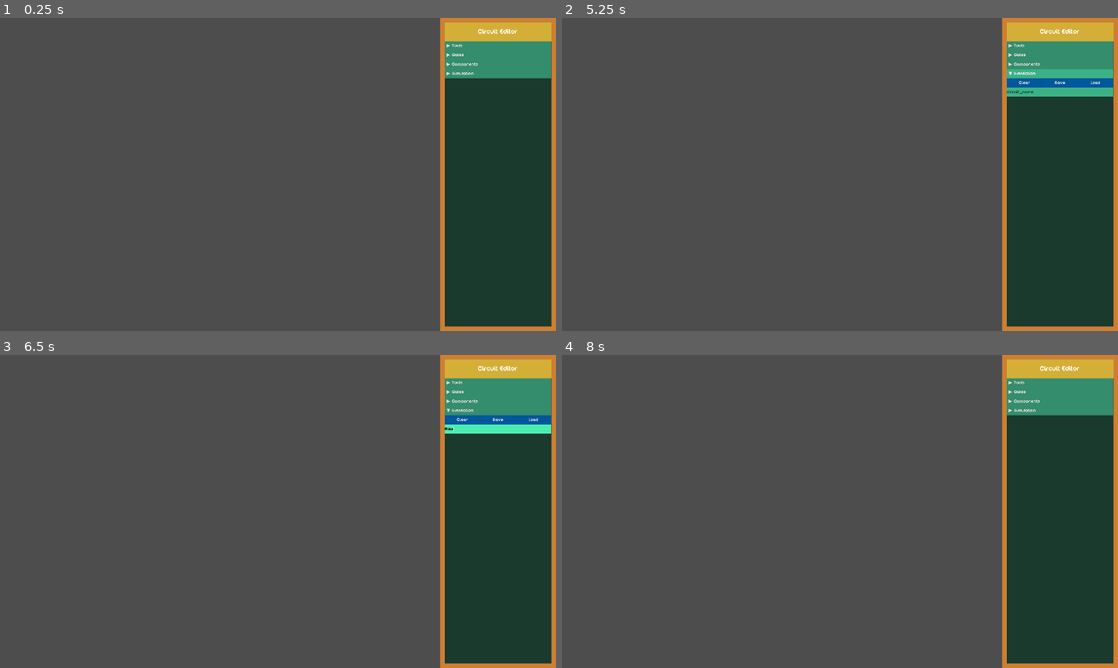
Above: before the commit, frames 1-4 (two rows, left to right).
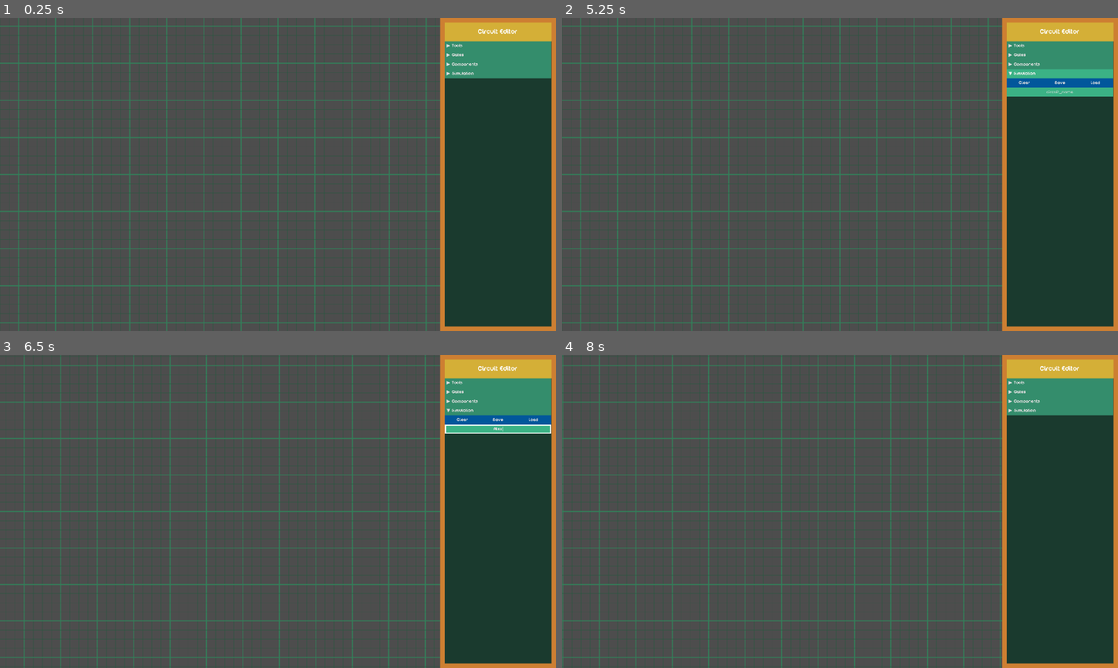
Above: after the commit, the same moments.

Repository: rbessin/Signal-Relay
Game: Godot game, scene res://scenes/main.tscn
Two runs of this game, one before a commit and one after it. Both use one fixed random seed, a clock stepped at 60 frames per second and the inputs below.
Inputs (mouse positions are in pixels of both pictures, inside the frame that each line leads up to):
- Up to frame 1 (0.25 s): no input
- Up to frame 2 (5.25 s): click "▶ Tools" at 0.5 s; click "▼ Tools" at 1.25 s; click "▶ Gates" at 2 s; click "▼ Gates" at 2.75 s; click "▶ Components" at 3.5 s; click "▼ Components" at 4.25 s; click "▶ Simulation" at 5 s
- Up to frame 3 (6.5 s): click (500, 430) at 5.77 s; type "Alex" at 5.85 s
- Up to frame 4 (8 s): click "▼ Simulation" at 6.5 s; tap Enter at 7.25 s; move the mouse to (962, 495) at 7.27 s; hold D from 7.28 s (still down); hold Shift from 7.28 s (still down); click (962, 495) at 7.42 s

The runs differ from the first frame. In frame 1, 5.1% of the frame differs, in the area x 0-80%, y 0-100%; in frame 2, 5.2%; in frame 3, 5.6%, in the area x 0-100%, y 0-100%; in frame 4, 5.2%.

Commit message:
updated input styling and created grid with snapping

Diff:
--- a/scenes/main.tscn
+++ b/scenes/main.tscn
@@ -1,7 +1,8 @@
-[gd_scene load_steps=98 format=3 uid="uid://m3qhfvy2no0e"]
+[gd_scene load_steps=100 format=3 uid="uid://m3qhfvy2no0e"]
 
 [ext_resource type="Script" uid="uid://fgnoswscu548" path="res://scripts/main.gd" id="1_0wfyh"]
 [ext_resource type="Theme" uid="uid://djff3ht8pnvol" path="res://assets/themes/ui_theme.tres" id="2_85g3d"]
+[ext_resource type="Script" uid="uid://bys2k1yqjorub" path="res://scripts/core/grid_background.gd" id="2_jscy8"]
 [ext_resource type="Texture2D" uid="uid://41qqq5hsseb3" path="res://assets/art/button_normal_48x72.png" id="2_tbgi4"]
 [ext_resource type="Texture2D" uid="uid://dka8gtvv1tta5" path="res://assets/art/Sidebar_400x1080.png" id="3_a8y0u"]
 [ext_resource type="Texture2D" uid="uid://olvop1ic7hre" path="res://assets/art/yellow_section_368x64.png" id="5_a8y0u"]
@@ -20,6 +21,7 @@
 [ext_resource type="Texture2D" uid="uid://xyejoduyeoj" path="res://assets/art/button_light_blue_368x32.png" id="13_jscy8"]
 [ext_resource type="Texture2D" uid="uid://dpd7n7ra2c0qv" path="res://assets/art/button_lighter_yellow_368x32.png" id="14_yc10j"]
 [ext_resource type="Texture2D" uid="uid://wtmaa6k8ccbo" path="res://assets/art/button_light_yellow_368x32.png" id="15_jscy8"]
+[ext_resource type="Texture2D" uid="uid://dffmkgx2l36eo" path="res://assets/art/input_selected_green_368x32.png" id="16_yc10j"]
 
 [sub_resource type="StyleBoxTexture" id="StyleBoxTexture_tm6hj"]
 texture = ExtResource("3_a8y0u")
@@ -214,7 +216,11 @@
 texture = ExtResource("10_dp3eg")
 
 [sub_resource type="StyleBoxTexture" id="StyleBoxTexture_11yus"]
-texture = ExtResource("9_muem4")
+texture = ExtResource("16_yc10j")
+texture_margin_left = 4.0
+texture_margin_top = 4.0
+texture_margin_right = 4.0
+texture_margin_bottom = 4.0
 
 [sub_resource type="StyleBoxFlat" id="StyleBoxFlat_85g3d"]
 bg_color = Color(0, 0, 0, 0.7)
@@ -273,6 +279,9 @@
 
 [node name="Main" type="Node2D"]
 script = ExtResource("1_0wfyh")
+
+[node name="GridBackground" type="Node2D" parent="."]
+script = ExtResource("2_jscy8")
 
 [node name="Camera2D" type="Camera2D" parent="."]
 
@@ -580,6 +589,7 @@
 [node name="Save" type="Button" parent="UICanvas/UIControl/Inspector/VBoxContainer/ScrollableContent/ContentContainer/SimulationSection/PrimarySimulationContent"]
 custom_minimum_size = Vector2(124, 32)
 layout_mode = 2
+focus_mode = 0
 theme_override_styles/normal = SubResource("StyleBoxTexture_xljpf")
 theme_override_styles/pressed = SubResource("StyleBoxTexture_j4bwh")
 theme_override_styles/hover = SubResource("StyleBoxTexture_ksmap")
@@ -601,11 +611,10 @@
 [node name="FileNameInput" type="LineEdit" parent="UICanvas/UIControl/Inspector/VBoxContainer/ScrollableContent/ContentContainer/SimulationSection/SecondarySimulationContent"]
 custom_minimum_size = Vector2(368, 32)
 layout_mode = 2
-theme_override_colors/font_color = Color(0, 0, 0, 1)
-theme_override_colors/font_placeholder_color = Color(0, 0, 0, 0.6)
 theme_override_styles/normal = SubResource("StyleBoxTexture_ndrjj")
 theme_override_styles/focus = SubResource("StyleBoxTexture_11yus")
 placeholder_text = "circuit_name"
+alignment = 1
 
 [node name="ComponentDialogBackdrop" type="Panel" parent="UICanvas/UIControl"]
 visible = false
--- /dev/null
+++ b/scripts/core/grid_background.gd
@@ -0,0 +1,56 @@
+class_name GridBackground
+extends Node2D
+
+@export var grid_size: int = 32  # Size of each grid square in pixels
+@export var grid_color: Color = Color(0.15, 0.35, 0.25, 0.6)  # Dark PCB green, semi-transparent
+@export var grid_width: float = 2.0  # Line thickness
+@export var major_grid_interval: int = 4  # Draw thicker line every N squares
+@export var major_grid_color: Color = Color(0.2, 0.5, 0.35, 0.8)  # Slightly brighter for major lines
+@export var major_grid_width: float = 4.0
+
+@export var snap_enabled: bool = true
+
+var camera: Camera2D
+
+func _ready():
+	# Find the camera
+	camera = get_viewport().get_camera_2d()
+	if not camera: push_error("GridBackground: No camera found!")
+
+func _draw():
+	if not camera: return
+
+	var viewport_size = get_viewport_rect().size
+	var camera_pos = camera.get_screen_center_position()
+	var camera_zoom = camera.zoom.x
+
+	# Calculate visible area with some padding
+	var padding = grid_size * 2
+	var start_x = int((camera_pos.x - (viewport_size.x / camera_zoom / 2) - padding) / grid_size) * grid_size
+	var end_x = int((camera_pos.x + (viewport_size.x / camera_zoom / 2) + padding) / grid_size) * grid_size
+	var start_y = int((camera_pos.y - (viewport_size.y / camera_zoom / 2) - padding) / grid_size) * grid_size
+	var end_y = int((camera_pos.y + (viewport_size.y / camera_zoom / 2) + padding) / grid_size) * grid_size
+
+	# Draw vertical lines
+	var x = start_x
+	while x <= end_x:
+		var is_major = (x / grid_size) % major_grid_interval == 0
+		var color = major_grid_color if is_major else grid_color
+		var width = major_grid_width if is_major else grid_width
+		draw_line(Vector2(x, start_y), Vector2(x, end_y), color, width)
+		x += grid_size
+
+	# Draw horizontal lines
+	var y = start_y
+	while y <= end_y:
+		var is_major = (y / grid_size) % major_grid_interval == 0
+		var color = major_grid_color if is_major else grid_color
+		var width = major_grid_width if is_major else grid_width
+		draw_line(Vector2(start_x, y), Vector2(end_x, y), color, width)
+		y += grid_size
+
+func _process(_delta):
+	queue_redraw()  # Redraw each frame to follow camera movement
+
+static func snap_to_grid(pos: Vector2, size: int = 32) -> Vector2:
+	return Vector2(round(pos.x / size) * size, round(pos.y / size) * size)
--- a/scripts/core/wire.gd
+++ b/scripts/core/wire.gd
@@ -15,10 +15,12 @@
 var preview_end_position: Vector2 = Vector2.ZERO
 var is_preview: bool = false
 
+# Grid snapping
+const GRID_SIZE: int = 32
+
 # Collision parameters (area, shapes, signal)
 var area_2d: Area2D
-var collision_shape: CollisionShape2D
-var rectangle_shape: RectangleShape2D
+var collision_shapes: Array[CollisionShape2D] = []
 signal wire_clicked(wire_instance)
 
 # Functions on mount and every frame
@@ -35,18 +37,58 @@
 	update_visuals()
 	update_collision()
 
-# Updates visuals (accounts for gate movements)
+# Calculate orthogonal path between two points
+func calculate_orthogonal_path(start: Vector2, end: Vector2) -> Array[Vector2]:
+	var path: Array[Vector2] = []
+
+	# Start point
+	path.append(start)
+
+	# Calculate offset
+	var dx = end.x - start.x
+	var dy = end.y - start.y
+
+	# Snap midpoints to grid for cleaner routing
+	var mid_x = GridBackground.snap_to_grid(Vector2(start.x + dx / 2, 0), GRID_SIZE).x
+	var mid_y = GridBackground.snap_to_grid(Vector2(0, start.y + dy / 2), GRID_SIZE).y
+
+	# Route based on which direction is dominant
+	if abs(dx) > abs(dy):
+		# Horizontal first, then vertical
+		path.append(Vector2(mid_x, start.y))
+		path.append(Vector2(mid_x, end.y))
+	else:
+		# Vertical first, then horizontal
+		path.append(Vector2(start.x, mid_y))
+		path.append(Vector2(end.x, mid_y))
+
+	# End point
+	path.append(end)
+
+	return path
+
+# Updates visuals (accounts for gate movements and orthogonal routing)
 func update_visuals():
-	if from_pin == null: return
+	if from_pin == null:
+		return
 
 	var start_position = to_local(from_pin.global_position)
 	var end_position: Vector2
 
-	if is_preview: end_position = to_local(preview_end_position)
-	elif to_pin != null: end_position = to_local(to_pin.global_position)
-	else: return
+	if is_preview:
+		end_position = to_local(preview_end_position)
+	elif to_pin != null:
+		end_position = to_local(to_pin.global_position)
+	else:
+		return
 
-	line.points = [start_position, end_position]
+	# Calculate orthogonal path
+	var path = calculate_orthogonal_path(start_position, end_position)
+
+	# Update line points
+	line.clear_points()
+	for point in path:
+		line.add_point(point)
 
 # Set collisions
 func set_collisions():
@@ -56,43 +98,44 @@
 	add_child(area_2d)
 	area_2d.input_event.connect(_on_area_input_event)
 
-	# Create rectangle shape 2d
-	rectangle_shape = RectangleShape2D.new()
+# Update collisions (accounts for gate movements and multiple segments)
+func update_collision():
+	if from_pin == null:
+		return
 
-	# Create collision shape 2d
-	collision_shape = CollisionShape2D.new()
-	collision_shape.shape = rectangle_shape
-	area_2d.add_child(collision_shape)
+	# Clear old collision shapes
+	for shape in collision_shapes:
+		shape.queue_free()
+	collision_shapes.clear()
 
-	update_collision() # Update collisions
+	# Wait for line points to be updated
+	if line.get_point_count() < 2:
+		return
 
-# Update collisions (accounts for gate movements)
-func update_collision():
-	if from_pin == null: return
+	# Create collision shape for each line segment
+	for i in range(line.get_point_count() - 1):
+		var p1 = line.get_point_position(i)
+		var p2 = line.get_point_position(i + 1)
 
-	var start_pos: Vector2
-	var end_pos: Vector2
+		# Calculate segment properties
+		var line_length = p1.distance_to(p2)
+		var line_angle = p1.angle_to_point(p2)
+		var line_center = (p1 + p2) / 2
 
-	if is_preview: # Handles wire preview
-		start_pos = to_local(from_pin.global_position)
-		end_pos = to_local(preview_end_position)
-	elif to_pin != null: # Handles instantiated wire
-		start_pos = to_local(from_pin.global_position)
-		end_pos = to_local(to_pin.global_position)
-	else: return # Handles non-complete wire
+		# Create collision shape for this segment
+		var rectangle_shape = RectangleShape2D.new()
+		rectangle_shape.size = Vector2(line_length, width + 2)  # Slightly wider for easier clicking
 
-	# Line calculations
-	var line_length = start_pos.distance_to(end_pos)
-	var line_angle = start_pos.angle_to_point(end_pos)
-	var line_center = (start_pos + end_pos) / 2
+		var collision_shape = CollisionShape2D.new()
+		collision_shape.shape = rectangle_shape
+		collision_shape.position = line_center
+		collision_shape.rotation = line_angle
 
-	# Collision shape updates
-	rectangle_shape.size = Vector2(line_length, width)
-	collision_shape.position = line_center
-	collision_shape.rotation = line_angle
+		area_2d.add_child(collision_shape)
+		collision_shapes.append(collision_shape)
 
-# Functions to handle gate
-func set_selected(is_selected: bool): # Set selection
+# Functions to handle selection
+func set_selected(is_selected: bool):
 	selected = is_selected
 	if selected:
 		line.default_color = Color.YELLOW
@@ -101,15 +144,18 @@
 		line.default_color = color
 		line.width = width
 
-func _on_area_input_event(_viewport, event, _shape_idx): # Detect click on area 2d
+func _on_area_input_event(_viewport, event, _shape_idx):
 	if event is InputEventMouseButton:
-		if event.pressed and event.button_index == MOUSE_BUTTON_LEFT: wire_clicked.emit(self)
+		if event.pressed and event.button_index == MOUSE_BUTTON_LEFT:
+			wire_clicked.emit(self)
 
 # Functions to handle signal propagation
-func propagate(): # Propagates signal from start pin to end pin
-	# Sets line color
-	if from_pin.signal_state == true: line.default_color = Color.LIGHT_YELLOW
-	else: line.default_color = Color.BLACK
+func propagate():
+	# Sets line color based on signal state
+	if from_pin.signal_state == true:
+		line.default_color = Color.LIGHT_YELLOW
+	else:
+		line.default_color = Color.BLACK
 
 	# Sets pin states
 	to_pin.signal_state = from_pin.signal_state
--- a/scripts/managers/gate_manager.gd
+++ b/scripts/managers/gate_manager.gd
@@ -32,11 +32,13 @@
 
 func instantiate_gate():
 	if gate_type_to_place == "": return # Return if there is no chosen gate
+	var mouse_pos = main.get_global_mouse_position()
+	var snapped_pos = GridBackground.snap_to_grid(mouse_pos, 32)
 
 	# Build file path and instantiate component/gate
 	var component_file = "user://components/" + gate_type_to_place + ".json"
-	if FileAccess.file_exists(component_file): create_custom_component(gate_type_to_place, main.get_global_mouse_position())
-	else: create_gate(gate_type_to_place, main.get_global_mouse_position())
+	if FileAccess.file_exists(component_file): create_custom_component(gate_type_to_place, snapped_pos)
+	else: create_gate(gate_type_to_place, snapped_pos)
 
 func create_gate(gate_type: String, pos: Vector2, uid: String = "") -> Gate:
 	if gate_type not in gate_prefabs: return null # Return if there exists no hard-coded gate
--- a/scripts/managers/selection_manager.gd
+++ b/scripts/managers/selection_manager.gd
@@ -20,7 +20,9 @@
 	if is_dragging and selected_gates.size() > 0: # Check if dragging and existance of selected gates
 		var mouse_pos = main.get_global_mouse_position()
 		for gate in selected_gates:
-			if gate in drag_offsets: gate.global_position = mouse_pos + drag_offsets[gate] # Drag each gate by its offset from the mouse
+			if gate in drag_offsets:
+				var target_pos = mouse_pos + drag_offsets[gate] # Drag each gate by its offset from the mouse
+				gate.global_position = GridBackground.snap_to_grid(target_pos, 32)
 
 func select_gate_instance(gate_instance: Gate):
 	if main.current_mode == main.Mode.SIMULATE: # Toggle inputs if in SIMULATE
Binary file added: assets/art/input_selected_green_368x32.png
Not shown, added: assets/art/input_selected_green_368x32.png.import
Not shown, added: scripts/core/grid_background.gd.uid
